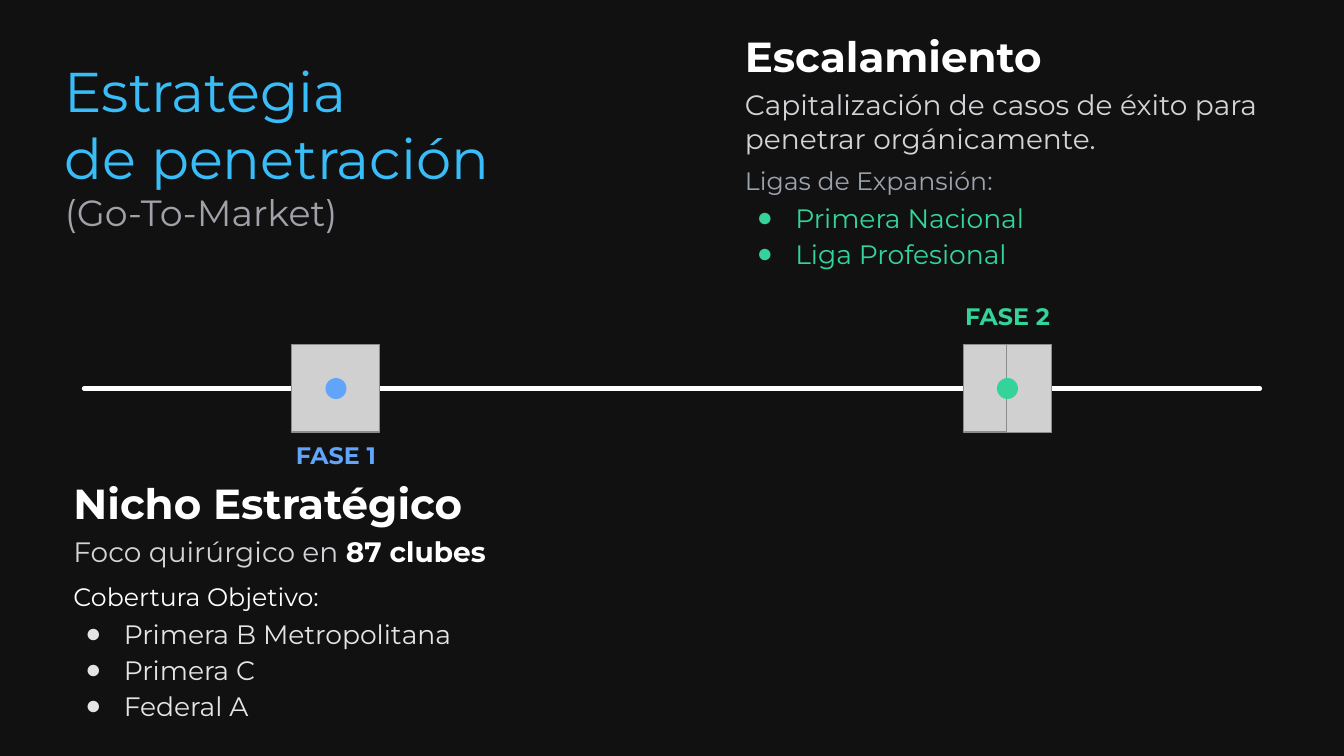
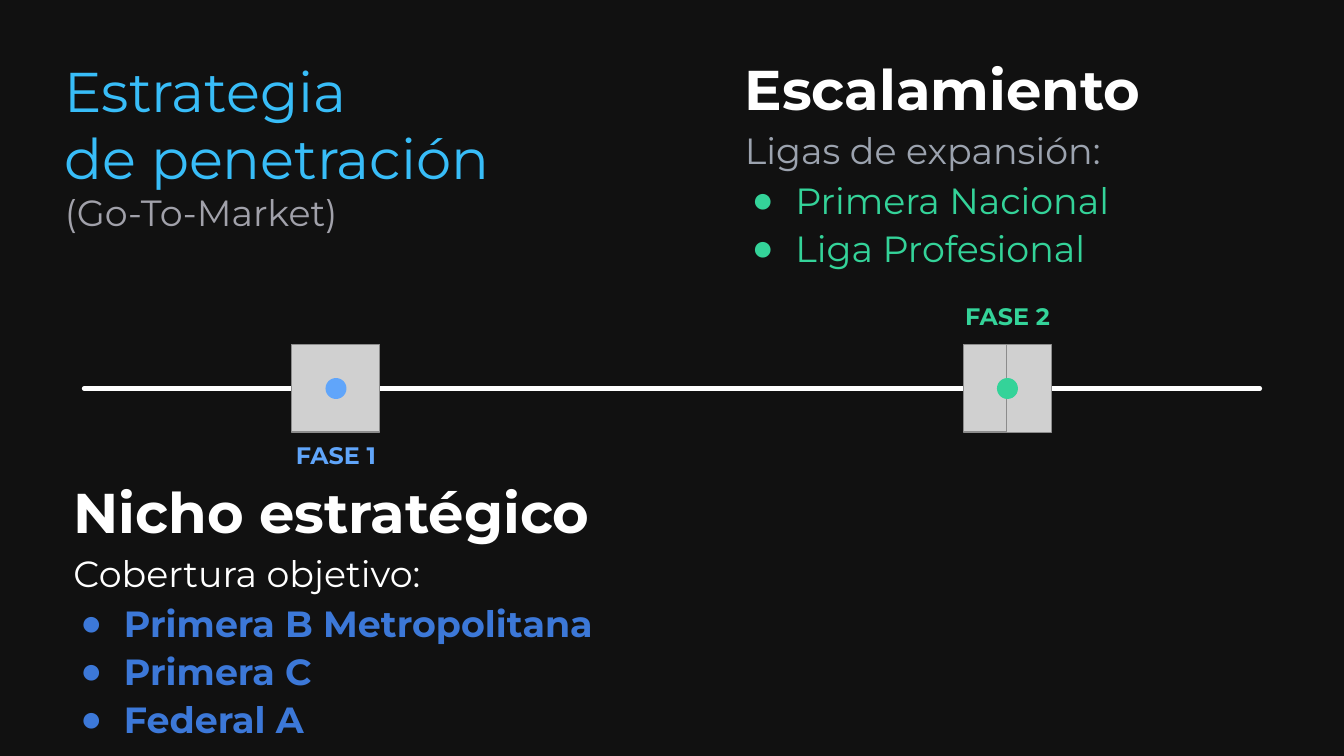
Before and after one commit to TrabajoProfesional-AGGZ/documentacion, a slide deck: slide 18 of entrega_final/defensa/Presentacion_SocioUnido.pptx (slide 17 before the commit). Drawn at 1344x756 pixels with LibreOffice and Linux fonts; fonts in the diff are those of the drawing; grey boxes stand for pictures; background and template pictures are left out. Boxes give left, top, right and bottom in pixels: in the first picture for what was removed or moved away, otherwise in the second. Text is boxed around its words. In the diff, an @@ line names an element or a change of style, - is before the commit and + after.

```diff
--- a/entrega_final/defensa/Presentacion_SocioUnido.pptx
+++ b/entrega_final/defensa/Presentacion_SocioUnido.pptx
@@ text at [745,66,1140,270]: size 30 to 40 pt in "Escalamiento"; size 19 to 26 pt in "Primera Nacional", "Liga Profesional"; indent changed @@
@@ text at [745,137,1100,171]: text changed; size 20 to 26 pt; text colour #D4D4D8 to #9CA3AF @@
-Capitalización de casos de éxito para penetrar orgánicamente.
-Ligas de Expansión:
+Ligas de expansión:
@@ text at [73,489,590,595]: text changed; size 20 to 26 pt @@
-Nicho Estratégico
-Foco quirúrgico en 87 clubes
-Cobertura Objetivo:
+Nicho estratégico
+Cobertura objetivo:
@@ text at [124,608,592,734]: size 19 to 26 pt, text colour #E4E4E7 to #3C78D8, bold on in "Primera B Metropolitana", "Primera C", "Federal A"; indent changed; bullet colour #E4E4E7 to #3C78D8 @@
```
Also in this commit, not shown: 7 other slides changed, 4 slides added, 3 slides removed, 2 other files.
